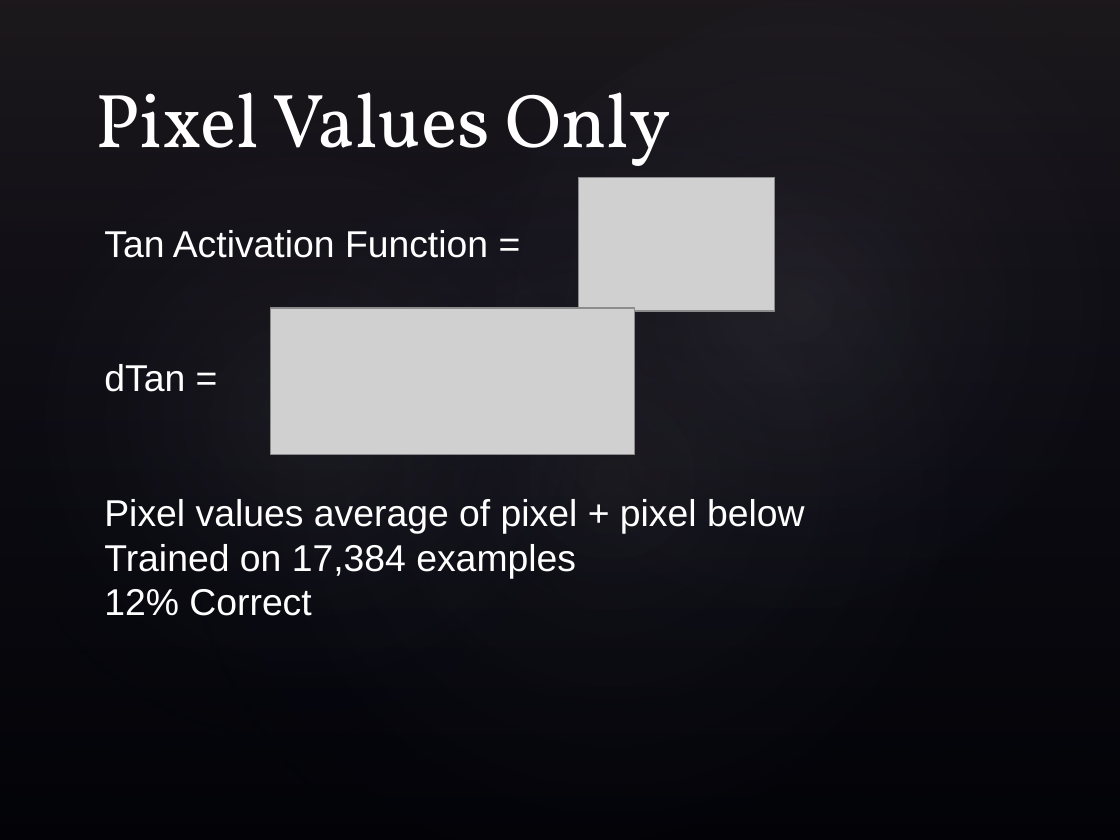
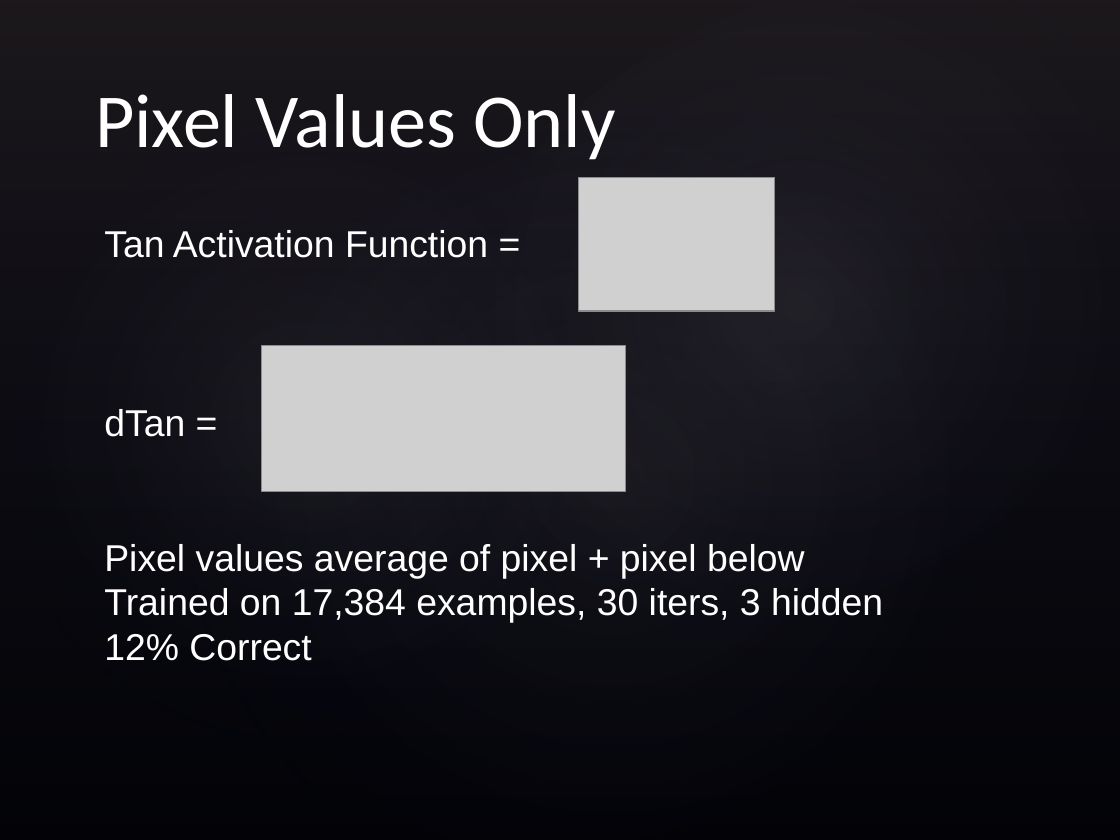
Before and after one commit to jacklightbody/character_recognizer, a slide deck: slide 5 of HollowayBidwellLightbody.pptx. Drawn at 1120x840 pixels with LibreOffice and Linux fonts; fonts in the diff are those of the drawing; grey boxes stand for pictures; background and template pictures are left out. Boxes give left, top, right and bottom in pixels: in the first picture for what was removed or moved away, otherwise in the second. Text is boxed around its words. In the diff, an @@ line names an element or a change of style, - is before the commit and + after.

```diff
--- a/HollowayBidwellLightbody.pptx
+++ b/HollowayBidwellLightbody.pptx
@@ title "Pixel Values Only" at box(95, 94, 615, 160): font Vollkorn to Calibri @@
@@ picture: place and size @@
-picture at box(271, 308, 635, 455)
+picture at box(261, 345, 625, 492)
@@ text at box(104, 588, 883, 623): text changed @@
-Trained on 17,384 examples
+Trained on 17,384 examples, 30 iters, 3 hidden
```
Also in this commit, not shown: 4 other slides changed, 3 slides added, 2 slides removed, 2 other files.
